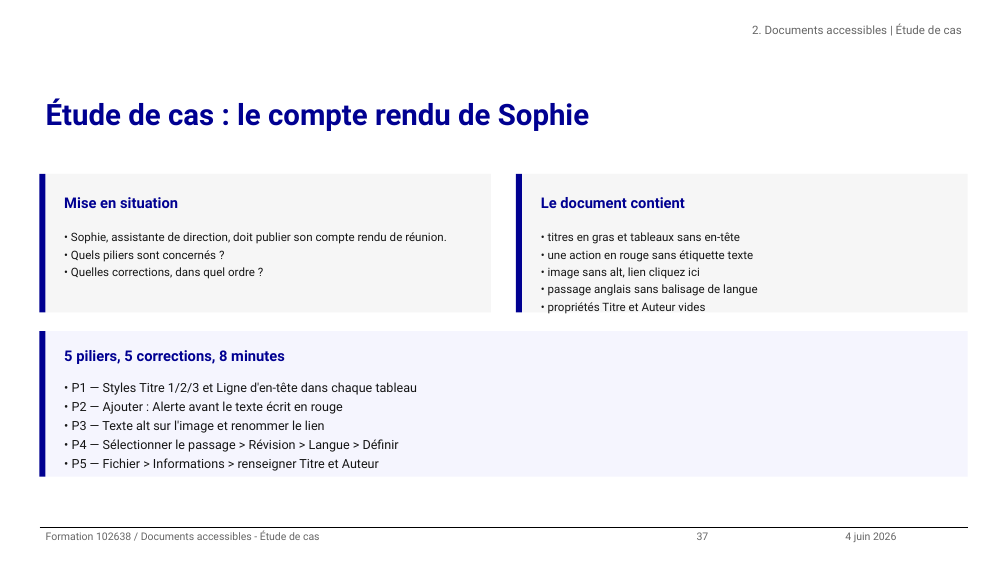
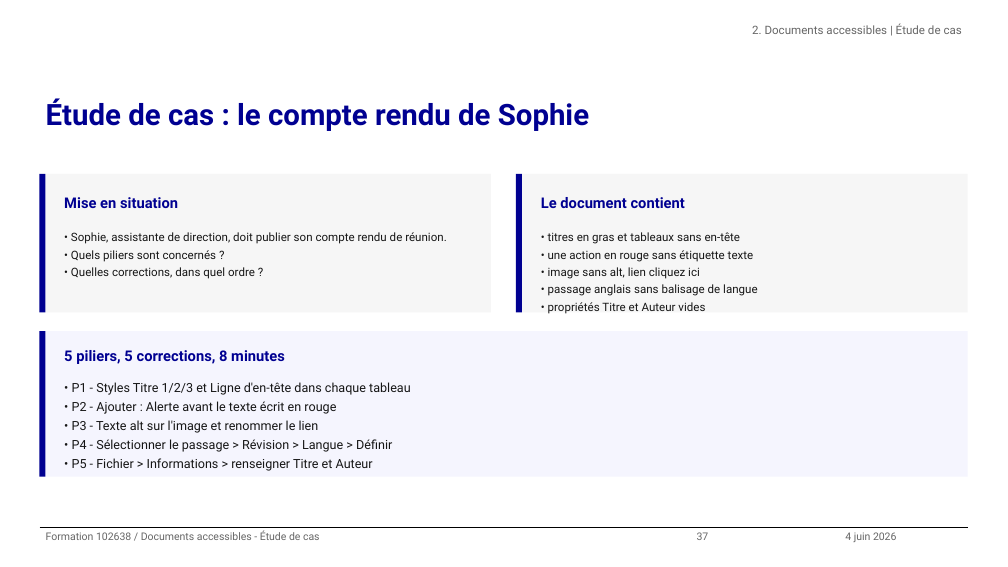
Before and after one commit to alexandra-guiderdoni/usine-fabrication-igpde-102846-ay11, a slide deck: slide 37 of formation-102638-juin-2026.pptx. Drawn at 1008x567 pixels with LibreOffice and Linux fonts; fonts in the diff are those of the drawing; background and template pictures are left out. Boxes give left, top, right and bottom in pixels: in the first picture for what was removed or moved away, otherwise in the second. Text is boxed around its words. In the diff, an @@ line names an element or a change of style, - is before the commit and + after.

Commit message:
Corrections slides IGPDE : composants, quiz, sommaire, clôture
- igpde_dsfr_components : hauteur titre dynamique add_callout/add_alert,
  support \n dans add_highlight
- Slides 27-41 : Stack, stepper 5 items, majuscules, tirets du 6
- Quiz final scindé en 2 slides (questions + réponses)
- Slides 43-44 fusionnées : engagement + cards J+7/J+30/6 mois
- Sommaire : textes courts, row1_top dynamique anti-débordement footer
- 4 nouvelles leçons dans lessons.md

```diff
--- a/formation-102638-juin-2026.pptx
+++ b/formation-102638-juin-2026.pptx
@@ text at (72,382,411,471): text changed @@
-• P1 — Styles Titre 1/2/3 et Ligne d'en-tête dans chaque tableau
-• P2 — Ajouter : Alerte avant le texte écrit en rouge
-• P3 — Texte alt sur l'image et renommer le lien
-• P4 — Sélectionner le passage > Révision > Langue > Définir
-• P5 — Fichier > Informations > renseigner Titre et Auteur
+• P1 - Styles Titre 1/2/3 et Ligne d'en-tête dans chaque tableau
+• P2 - Ajouter : Alerte avant le texte écrit en rouge
+• P3 - Texte alt sur l'image et renommer le lien
+• P4 - Sélectionner le passage > Révision > Langue > Définir
+• P5 - Fichier > Informations > renseigner Titre et Auteur
```
Also in this commit, not shown: 55 other slides changed, 1 slide added, 1 slide removed, 14 other files.
